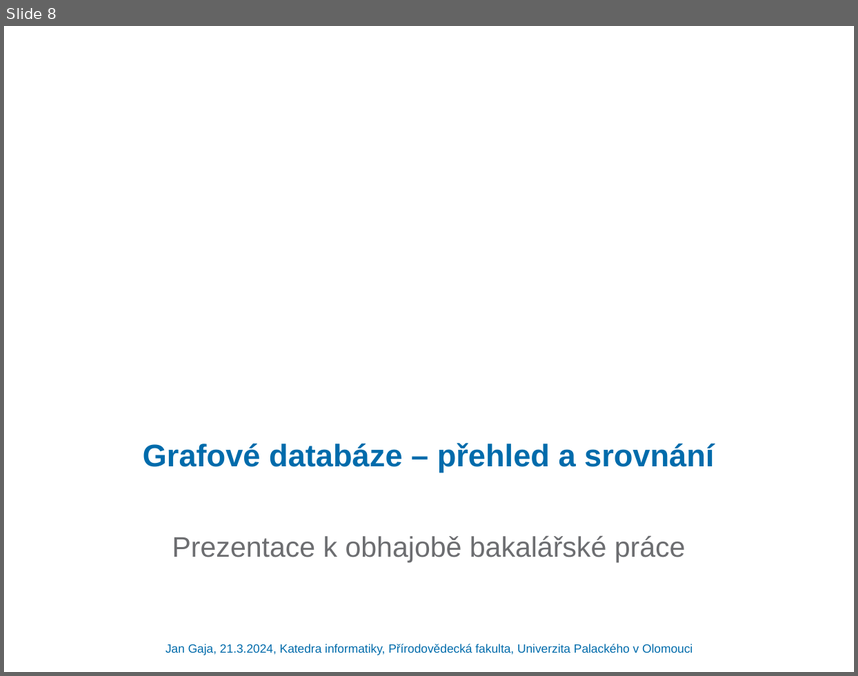
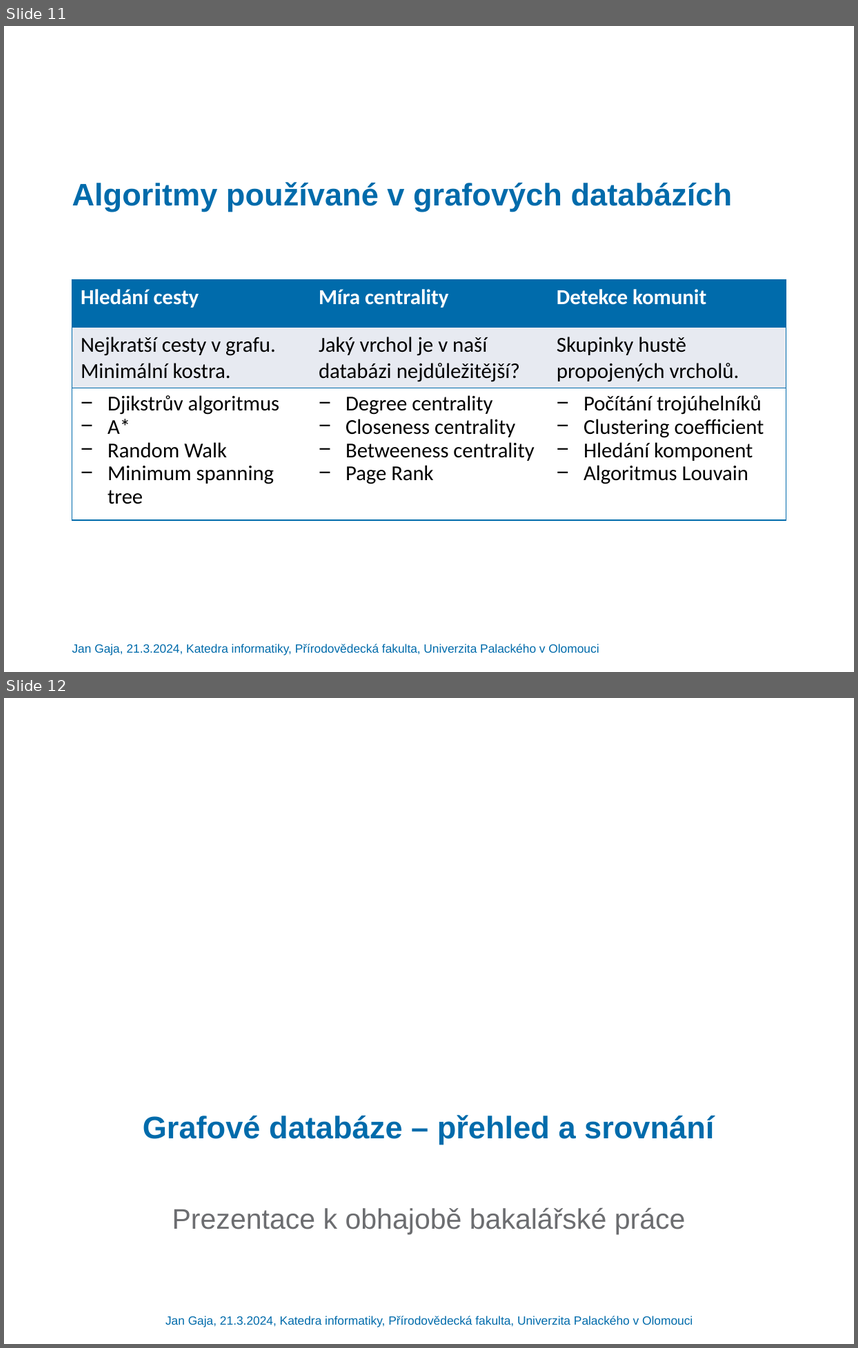
Before and after one commit to gajajan/graph_databases, a slide deck: Grafové databáze – přehled a srovnání.pptx. Shown one above the other, each under a label of ours: slide 8 before the commit, slides 11 and 12 after it. The pictures are 858x676 and 858x1348 pixels, drawn with LibreOffice and Linux fonts; fonts in the diff are those of the drawing; background and template pictures are left out. Boxes give left, top, right and bottom in pixels: in the first picture for what was removed or moved away, otherwise in the second. Text is boxed around its words. In the diff, an @@ line names an element or a change of style, - is before the commit and + after.

```diff
--- a/Grafové databáze – přehled a srovnání.pptx
+++ b/Grafové databáze – přehled a srovnání.pptx
@@ slide 11 added at box(4, 26, 854, 672), background picture (left out) @@
@@ title added at box(72, 182, 732, 212), 26 pt, text #006BAB, bold @@
+Algoritmy používané v grafových databázích
@@ table added at box(72, 280, 788, 519), 3 rows, 3 columns @@
+Hledání cesty | Míra centrality | Detekce komunit
+Nejkratší cesty v grafu. Minimální kostra. | Jaký vrchol je v naší databázi nejdůležitější? | Skupinky hustě propojených vrcholů.
+Djikstrův algoritmus / A* / Random Walk / Minimum spanning tree | Degree centrality / Closeness centrality / Betweeness centrality / Page Rank | Počítání trojúhelníků / Clustering coefficient / Hledání komponent / Algoritmus Louvain
@@ text added at box(72, 644, 599, 655), 10 pt, text #006BAB @@
+Jan Gaja, 21.3.2024, Katedra informatiky, Přírodovědecká fakulta, Univerzita Palackého v Olomouci
@@ what was slide 8 is now slide 12 @@
```
Also in this commit, not shown: 5 slides changed, 3 other slides added, 15 other files.
